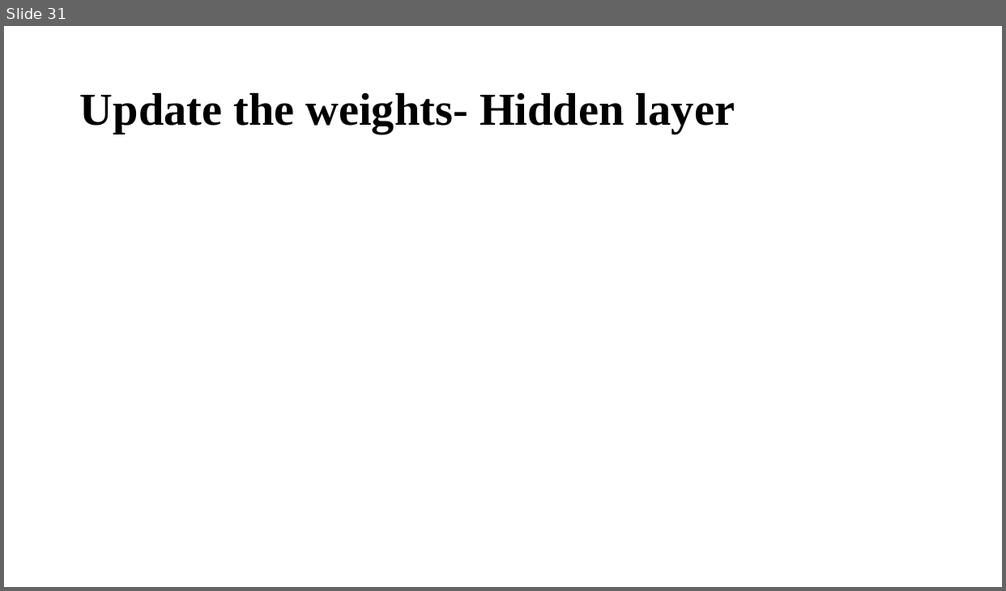
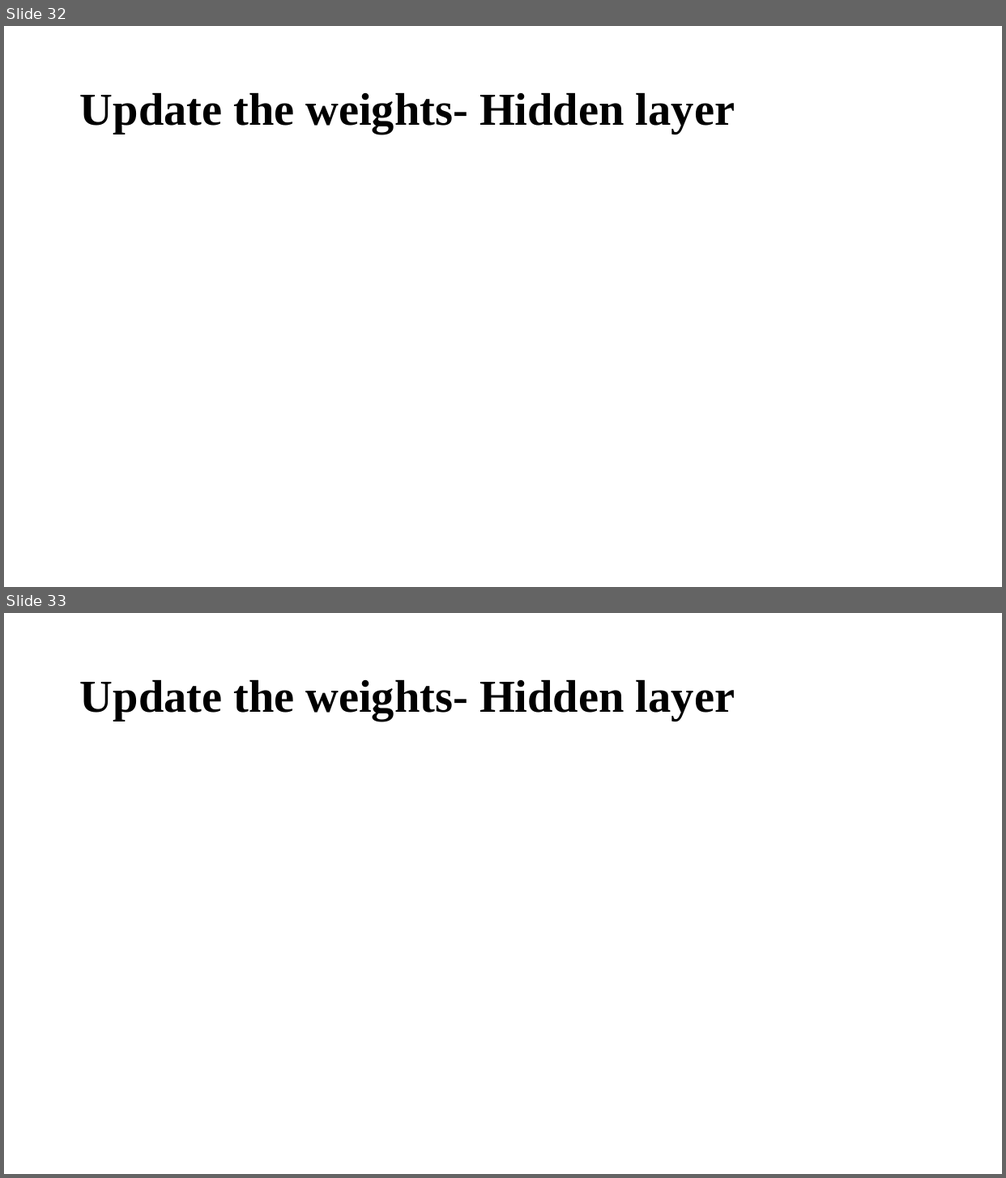
Before and after one commit to RyanLHU/CISC7201, a slide deck: slides/slide07c Neural network (exercise).pptx. Shown one above the other, each under a label of ours: slide 31 before the commit, slides 32 and 33 after it. The pictures are 1006x591 and 1006x1178 pixels, drawn with LibreOffice and Linux fonts; fonts in the diff are those of the drawing; grey boxes stand for pictures. Boxes give left, top, right and bottom in pixels: in the first picture for what was removed or moved away, otherwise in the second. Text is boxed around its words. In the diff, an @@ line names an element or a change of style, - is before the commit and + after.

```diff
--- a/slides/slide07c Neural network (exercise).pptx
+++ b/slides/slide07c Neural network (exercise).pptx
@@ slide 33 added at <box>4,613,1002,1174</box>, background #FFFFFF @@
@@ title added at <box>80,679,735,721</box>, 44 pt, text #000000, bold @@
+Update the weights- Hidden layer
@@ what was slide 31 is now slide 32 @@
```
Also in this commit, not shown: 4 slides changed, 1 other slide added, 16 other files.
